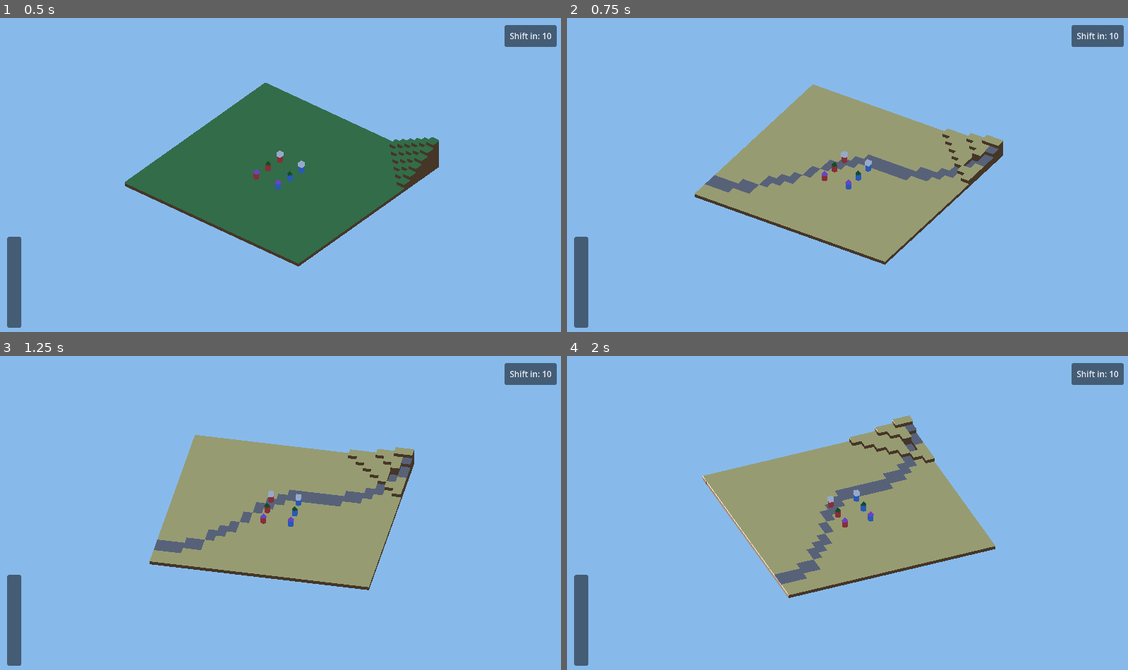
Above: before the commit, frames 1-4 (two rows, left to right).
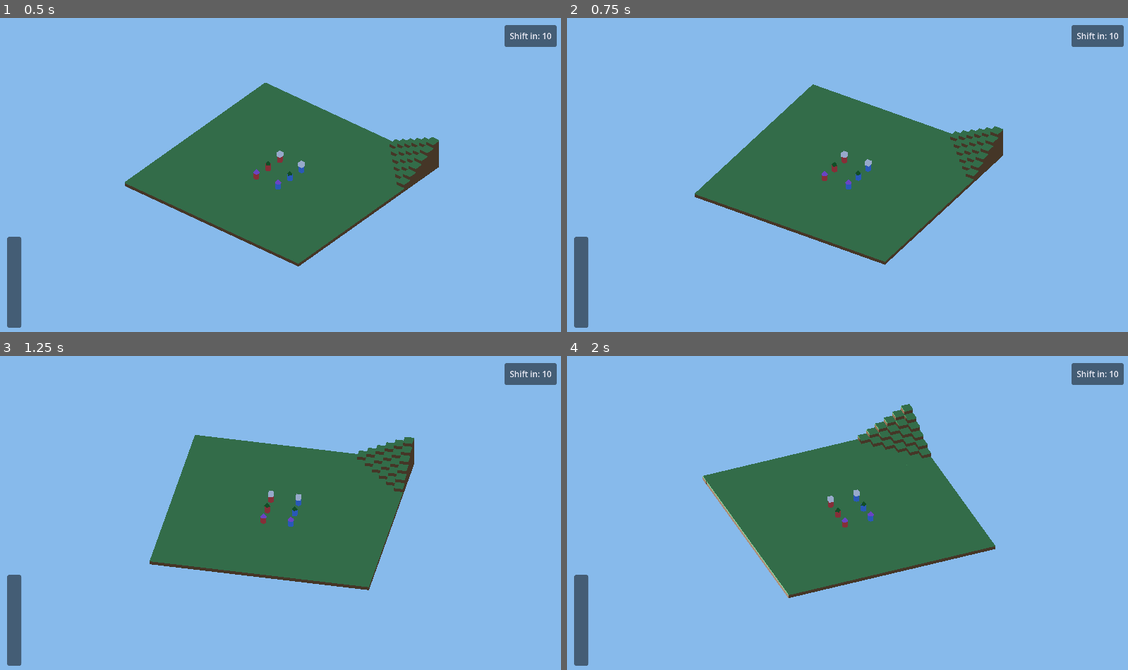
Above: after the commit, the same moments.

Repository: ZWMiller/cylinder_tactics
Game: Godot game, scene res://scenes/Main.tscn
Same seed, same stepped clock (60 frames per second), same inputs: the game is played once before the commit and once after it.
Inputs (mouse positions are in pixels of both pictures, inside the frame that each line leads up to):
- Up to frame 1 (0.5 s): no input
- Up to frame 2 (0.75 s): tap Enter (ui_accept) at 0.5 s; move the mouse to (970, 159) at 0.52 s; hold Up (ui_up) from 0.53 s (still down); hold Enter (ui_accept) from 0.53 s (still down); tap T at 0.6 s; click (970, 159) at 0.67 s
- Up to frame 3 (1.25 s): keep holding Up (ui_up); keep holding Enter (ui_accept)
- Up to frame 4 (2 s): release Up (ui_up) at 1.25 s; release Enter (ui_accept) at 1.25 s; drag from (735, 528) to (819, 578) at 1.27 s

Frame 1 is identical in both runs. In frame 2, 17% of the frame differs, in the area x 22-78%, y 21-78%; in frame 3, 17%; in frame 4, 17%, in the area x 24-77%, y 15-77%.

Commit message:
Route debug shift through the cinematic; document shift + camera work
Replace the placeholder Battlefield Space/Enter instant time-shift with a
debug key (T) in Main that plays the full map-transition cinematic and
restores the menu. Gated to a player's turn so it can't collide with an
enemy turn or an in-flight transition; previews the terrain cycle without
touching the turn counter.

Docs: log the turn-counted map shift (cinematic that pauses the turn loop),
the ShiftCounter telegraph, and the camera intro/follow in DECISION_LOG;
mark the TurnManager extraction + partial §4 shift items in TODO.

Co-Authored-By: Claude Opus 4.8 <noreply@anthropic.com>

Diff:
--- a/scripts/Battlefield.gd
+++ b/scripts/Battlefield.gd
@@ -196,15 +196,6 @@
 
 	_build_tiles()
 	render_state(_current_index)
-
-
-## Godot input hook for events nothing else consumed. Pressing the "accept"
-## action (Space / Enter by default) advances the time-shift, so you can watch
-## the map cycle through its states. This is placeholder driving for the
-## prototype; the real shift will be tied to the turn counter later.
-func _unhandled_input(event: InputEvent) -> void:
-	if event.is_action_pressed("ui_accept"):
-		advance_shift()
 
 
 # --- Public shift API (see docs/GAME_DESIGN.md §4 / DECISION_LOG) -------------
--- a/scripts/Main.gd
+++ b/scripts/Main.gd
@@ -244,13 +244,17 @@
 		_position_stat_panel(unit)
 
 
-## Godot's earliest input hook — runs before any node's `_unhandled_input`. We handle
-## menu navigation here (not in `_unhandled_input`) so that consuming the confirm key
-## reliably beats the Battlefield's placeholder Space/Enter time-shift: because the
-## Battlefield is a *child*, it would otherwise receive `_unhandled_input` first.
-## We only touch the menu keys during MENU phase and consume just those, leaving all
-## other input (mouse, camera) to flow normally.
+## Godot's earliest input hook — runs before any node's `_unhandled_input`. We handle menu
+## navigation here so consuming the confirm key happens before children see it. We only touch
+## the menu keys during MENU phase and consume just those, leaving other input (mouse, camera)
+## to flow normally. The debug time-shift key is handled up front so it works in any phase.
 func _input(event: InputEvent) -> void:
+	# Debug: T manually plays the map-shift cinematic to preview the terrain cycle. Handled
+	# before the menu gate so it works regardless of phase; `_debug_request_shift` guards it.
+	if event is InputEventKey and event.pressed and not event.echo and event.keycode == KEY_T:
+		_debug_request_shift()
+		get_viewport().set_input_as_handled()
+		return
 	if not _is_player_turn() or _phase != Phase.MENU:
 		return
 	if event.is_action_pressed("ui_up"):
@@ -668,6 +672,19 @@
 	_shift_counter.set_count(turns_remaining)
 
 
+## Debug helper (T key): play the map-transition cinematic on demand to preview the terrain
+## cycle, instead of waiting out the turn cadence. Allowed only from a player's turn (so it
+## can't collide with an enemy's AI turn or a transition already in flight — `_is_player_turn`
+## is false in both cases), and restores the player's menu afterward since the cinematic hides
+## it. Deliberately does NOT touch the turn counter: it's a preview, so the scheduled shift
+## cadence is unaffected (the terrain state does advance, same as the old Space shortcut did).
+func _debug_request_shift() -> void:
+	if not _is_player_turn():
+		return
+	await _play_map_transition()
+	_start_turn()
+
+
 ## Place/recolor the active-unit tile marker on the active unit's tile, and aim the camera at
 ## the unit. Called every frame from `_process` so both track the unit as it walks and stay
 ## correct after a time-shift. The marker sits on the destination tile (`grid_coord`, which a
Not shown, changed: docs/DECISION_LOG.md
Not shown, changed: docs/TODO.md
